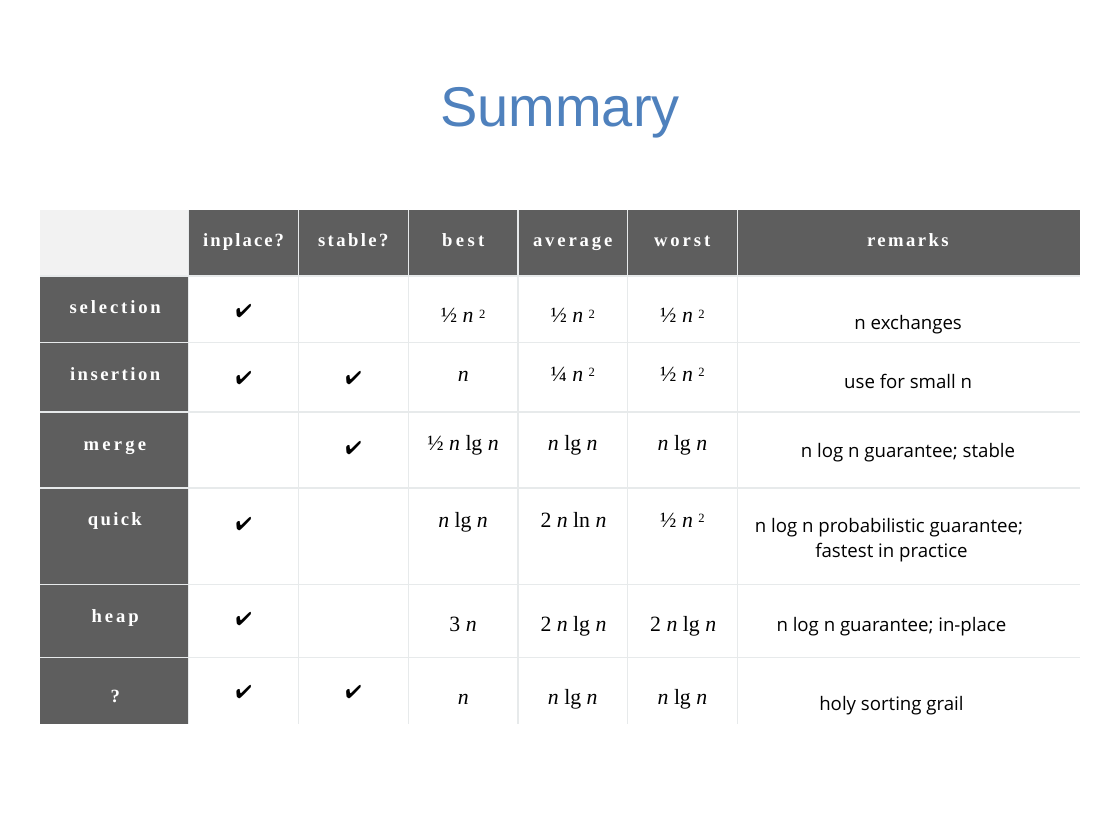
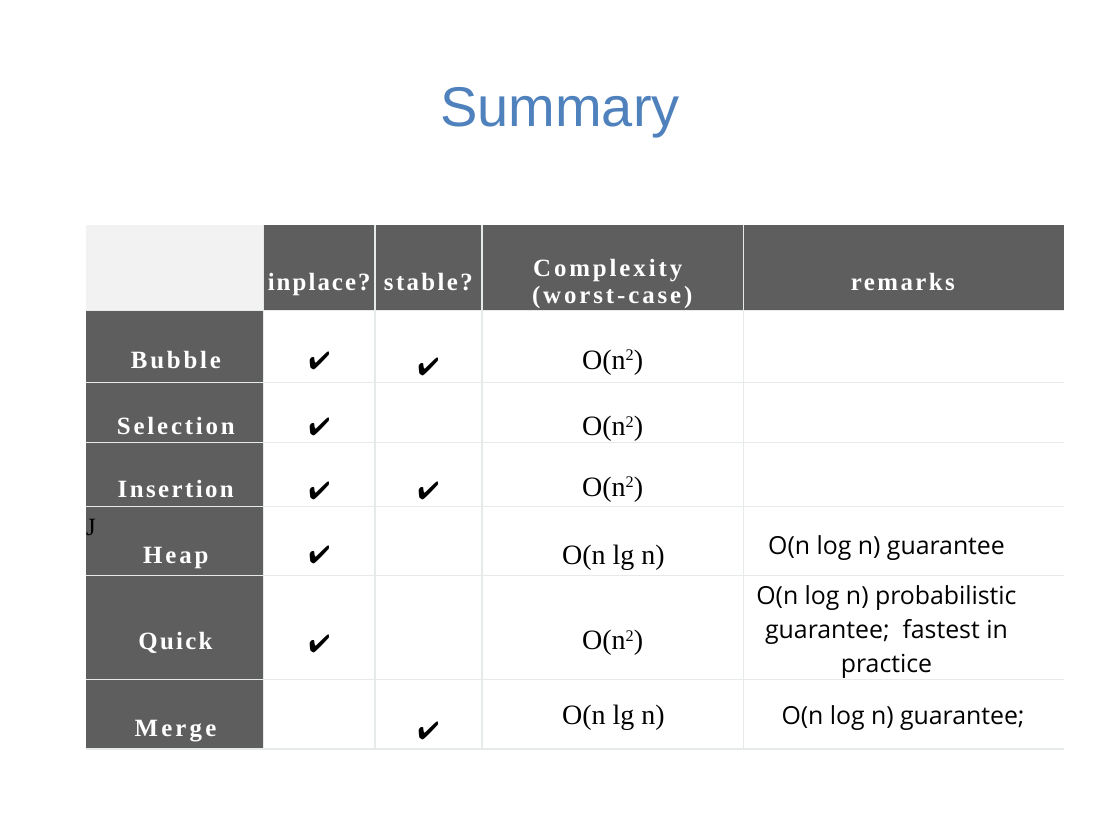
Before and after one commit to guhofstra/CSC111Fa25, a slide deck: slide 44 of PPTs/Lecture 13-sorting algorithms.pptx (slide 36 before the commit). Drawn at 1120x840 pixels with LibreOffice and Linux fonts; fonts in the diff are those of the drawing. Boxes give left, top, right and bottom in pixels: in the first picture for what was removed or moved away, otherwise in the second. Text is boxed around its words. In the diff, an @@ line names an element or a change of style, - is before the commit and + after.

```diff
--- a/PPTs/Lecture 13-sorting algorithms.pptx
+++ b/PPTs/Lecture 13-sorting algorithms.pptx
@@ table at bbox=[86, 225, 1063, 746] @@
-column 1:  | selection | insertion | merge | quick | heap | ?
-column 2: inplace? | ✔ | ✔ |  | ✔ | ✔ | ✔
-column 3: stable? |  | ✔ | ✔ |  |  | ✔
-column 4: best | ½ n 2 | n | ½ n lg n | n lg n | 3 n | n
-column 5: average | ½ n 2 | ¼ n 2 | n lg n | 2 n ln n | 2 n lg n | n lg n
-column 6: worst | ½ n 2 | ½ n 2 | n lg n | ½ n 2 | 2 n lg n | n lg n
-column 7: remarks | n exchanges | use for small n | n log n guarantee; stable | n log n probabilistic guarantee; fastest in practice | n log n guarantee; in-place | holy sorting grail
+column 1:  | Bubble | Selection | Insertion | J / Heap | Quick | Merge
+column 2: inplace? | ✔ | ✔ | ✔ | ✔ | ✔ | 
+column 3: stable? | ✔ |  | ✔ |  |  | ✔
+column 4: Complexity / (worst-case) | O(n2) | O(n2) | O(n2) | O(n lg n) | O(n2) | O(n lg n)
+column 5: remarks |  |  |  | O(n log n) guarantee | O(n log n) probabilistic guarantee; fastest in practice | O(n log n) guarantee;
@@ table: place and size @@
-table at bbox=[40, 209, 1081, 724]
+table at bbox=[86, 225, 1063, 746]
```
Also in this commit, not shown: 3 other slides changed, 9 slides added, 1 slide removed, 3 other files.
